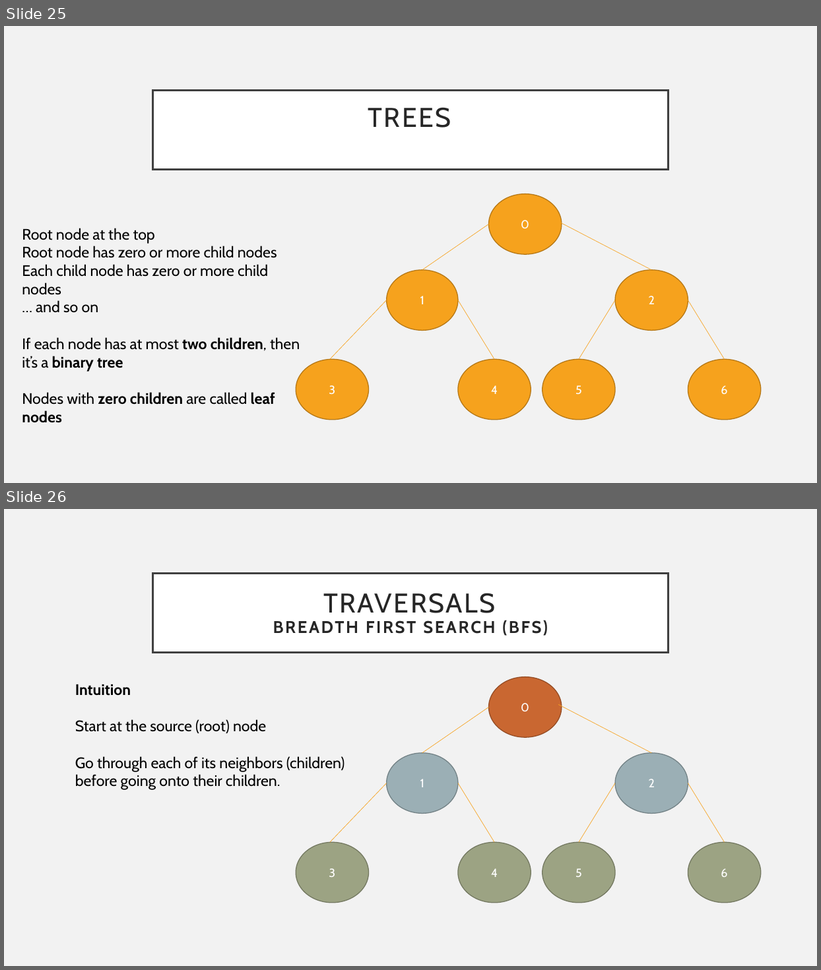
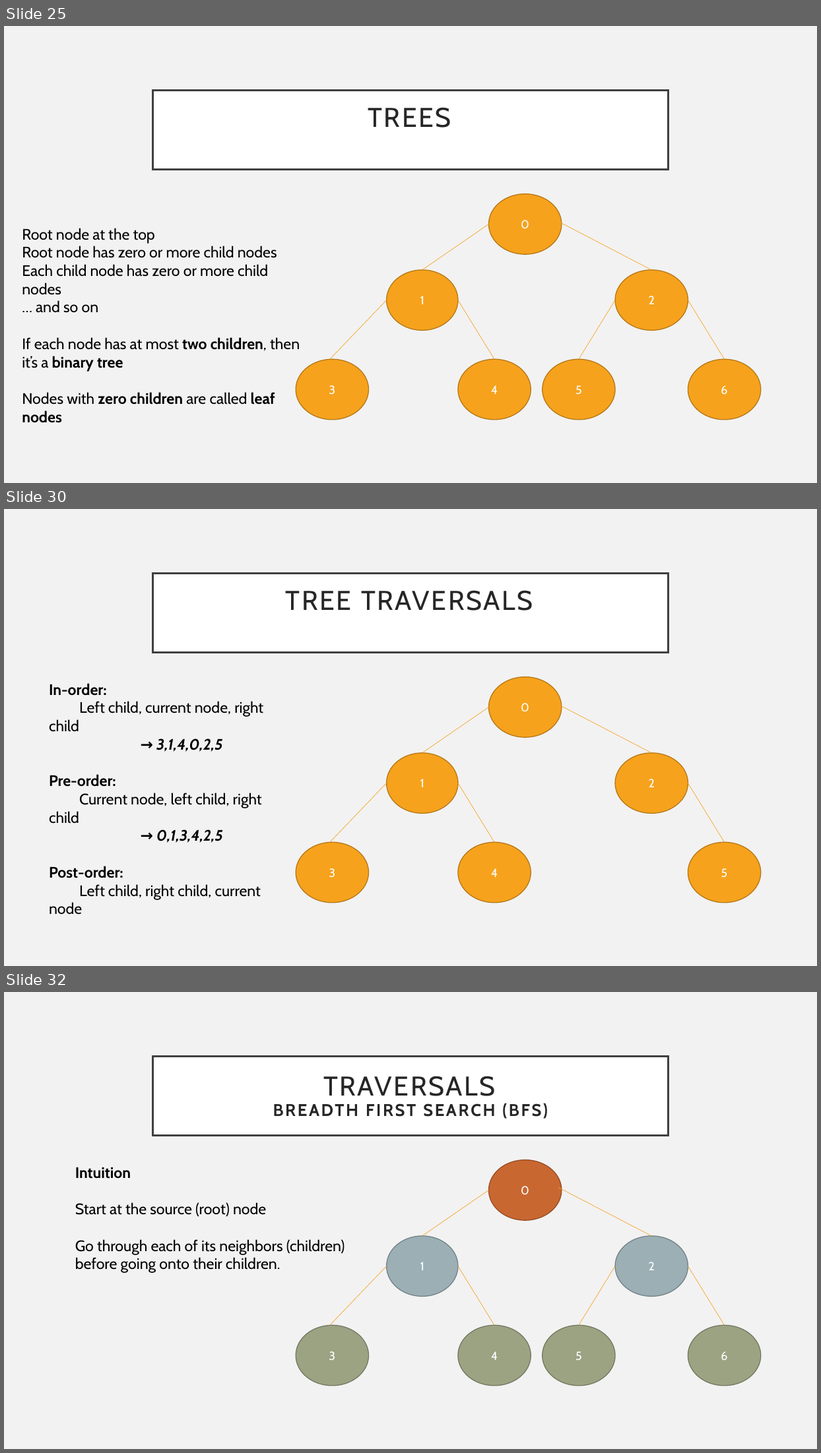
Before and after one commit to sidthekid134/coda-algo-club, a slide deck: Fifth Meeting - Graphs and Trees - 09-27-2017/graphs-and-trees.pptx. Shown one above the other, each under a label of ours: slides 25 and 26 before the commit, slides 25, 30 and 32 after it; the slides between them are not shown. The pictures are 821x970 and 821x1453 pixels, drawn with LibreOffice and Linux fonts; fonts in the diff are those of the drawing. Boxes give left, top, right and bottom in pixels: in the first picture for what was removed or moved away, otherwise in the second. Text is boxed around its words. In the diff, an @@ line names an element or a change of style, - is before the commit and + after.

Commit message:
updated graphs and trees ppt to have tree traversals

```diff
--- a/Fifth Meeting - Graphs and Trees - 09-27-2017/graphs-and-trees.pptx
+++ b/Fifth Meeting - Graphs and Trees - 09-27-2017/graphs-and-trees.pptx
@@ slide 30 added at (4, 509, 817, 966), background #F2F2F2 @@
@@ title added at (153, 573, 668, 652), fill #FFFFFF, outline #404040 2.5 pt, 32 pt, text #262626 @@
+TREE TRAVERSALS
@@ text added at (49, 683, 263, 915), 18 pt, text #000000 @@
+In-order:
+Left child, current node, right child
+      → 3,1,4,0,2,5
+Pre-order:
+Current node, left child, right child
+→ 0,1,3,4,2,5
+Post-order:
+Left child, right child, current node
@@ ellipse added at (489, 677, 562, 738), fill #F6A21D, outline #B67815 1 pt, 14 pt, text #FFFFFF @@
+0
@@ line added from (558, 705) to (652, 753), #F6A21D 0.5 pt @@
@@ line added from (489, 707) to (422, 753), #F6A21D 0.5 pt @@
@@ ellipse added at (386, 753, 458, 813), fill #F6A21D, outline #B67815 1 pt, 14 pt, text #FFFFFF @@
+1
@@ ellipse added at (615, 753, 688, 813), fill #F6A21D, outline #B67815 1 pt, 14 pt, text #FFFFFF @@
+2
@@ line added from (386, 784) to (330, 843), #F6A21D 0.5 pt @@
@@ line added from (459, 784) to (494, 843), #F6A21D 0.5 pt @@
@@ line added from (688, 784) to (725, 843), #F6A21D 0.5 pt @@
@@ ellipse added at (296, 843, 369, 903), fill #F6A21D, outline #B67815 1 pt, 14 pt, text #FFFFFF @@
+3
@@ ellipse added at (459, 843, 531, 903), fill #F6A21D, outline #B67815 1 pt, 14 pt, text #FFFFFF @@
+4
@@ ellipse added at (688, 843, 761, 903), fill #F6A21D, outline #B67815 1 pt, 14 pt, text #FFFFFF @@
+5
@@ what was slide 26 is now slide 32 @@
```
Also in this commit, not shown: 1 slide changed, 5 other slides added.
